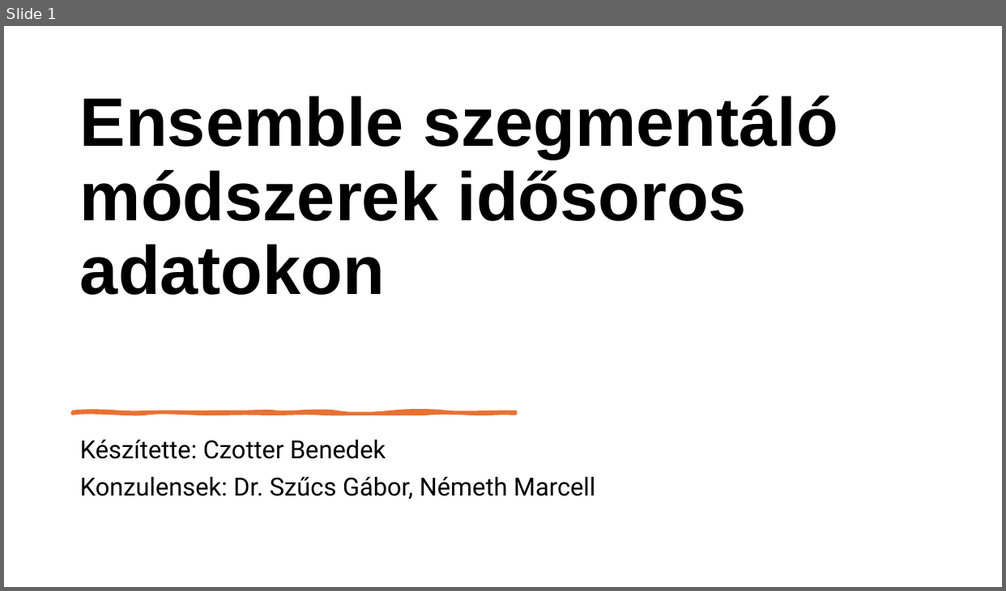
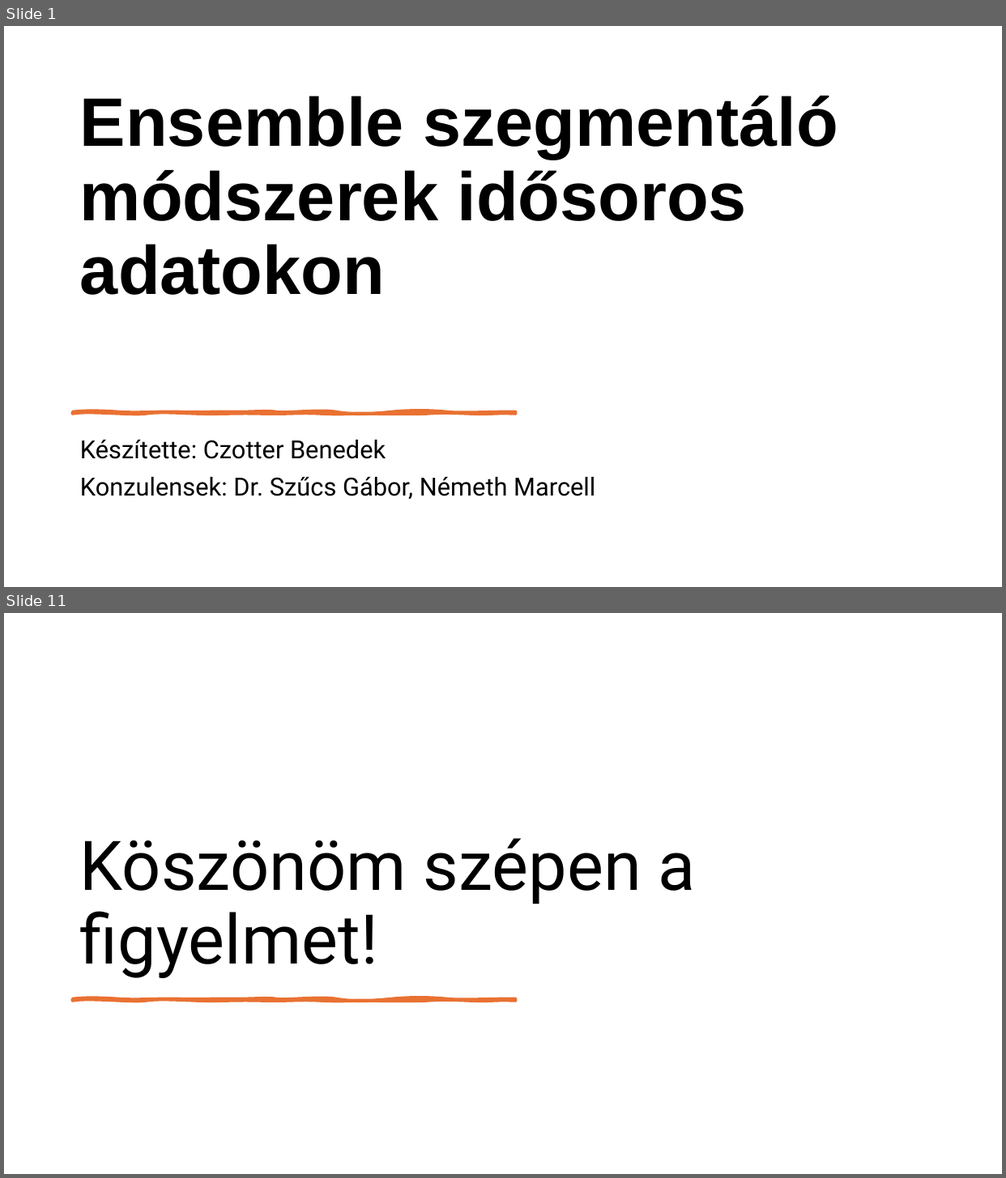
Before and after one commit to czotterbenedek/time-series-ensemble-segmentation, a slide deck: bemutato.pptx. Shown one above the other, each under a label of ours: slide 1 before the commit, slides 1 and 11 after it; the slides between them are not shown. The pictures are 1006x591 and 1006x1178 pixels, drawn with LibreOffice and Linux fonts; fonts in the diff are those of the drawing. Boxes give left, top, right and bottom in pixels: in the first picture for what was removed or moved away, otherwise in the second. Text is boxed around its words. In the diff, an @@ line names an element or a change of style, - is before the commit and + after.

```diff
--- a/bemutato.pptx
+++ b/bemutato.pptx
@@ slide 11 added at bbox=[4, 613, 1002, 1174], background #FFFFFF @@
@@ title added at bbox=[80, 838, 696, 978], 66 pt, text #000000 @@
+Köszönöm szépen a figyelmet!
@@ freeform shape added at bbox=[73, 999, 516, 1001], fill #E97132, outline #E97132 3.25 pt @@
```
Also in this commit, not shown: 8 slides changed, 1 other slide added, 3 other files.
